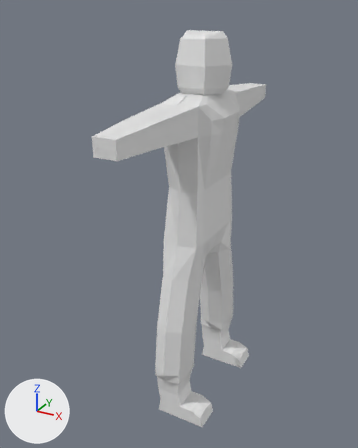
An edit to the Blender file assets/3D/entities/model.blend, drawn before and after from the same camera.
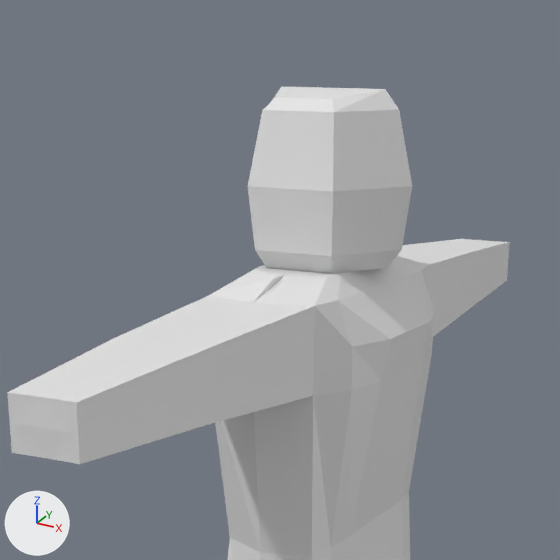
Old and new are each drawn whole from a 50 mm camera at (6.8, -13.85, 15.11) aimed at (-1.65, 1.51, 7.43) and again close up on the part from 25% to 79% of the width and 0% to 43% of the height. Lighting does not change. The marker at lower left points along +X, +Y and +Z. The first two pictures are the older version.

Names of what the first close-up shows: 'Head', 'LeftArm', 'RightArm', 'Shirt'.
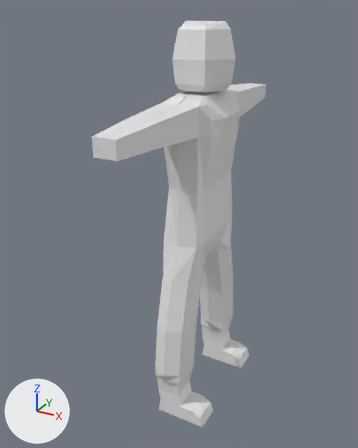
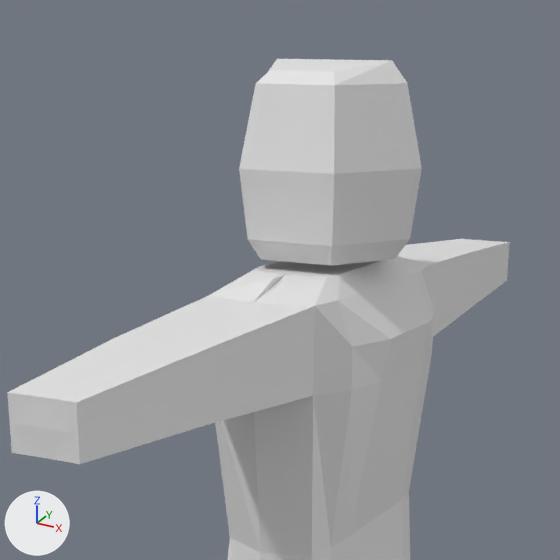
Commit message: Base Entity Head Fix

What changed in the scene script:
```text
Change ob_head:
    ob_head.location: (-0.99, 2.0, 13.36) -> (-0.99, 2.0, 13.56)
    ob_head.scale: (1.1, 1.1, 1.1) -> (1.21, 1.21, 1.21)
```

Where the change shows, as pixel boxes (x1, y1, x2, y2) in the close-ups (560 x 560 px):
'Head', moved, rescaled (12% wider, 10% taller)
    before: (248, 87, 412, 274)
    after: (239, 59, 422, 265)
